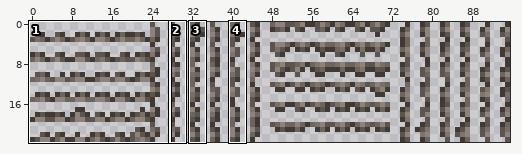
Sprite sheet -- assets/blocks/textures/stone_foliage.png. The first picture is a wide view before the edit; the outline marks the close-up.
Close-up. Before:
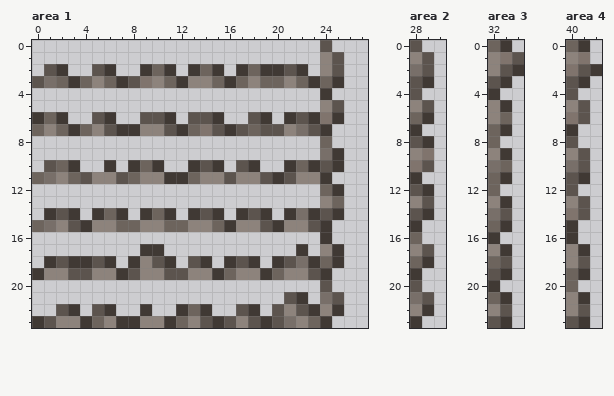
The file is 96x24 pixels. Colours within 5 levels of each other are drawn and written as one. Shown: area 1: x 0..27, y 0..23; area 2: x 28..30, y 0..23; area 3: x 32..34, y 0..23; area 4: x 40..42, y 0..23. The commit also changed other parts of the picture, which this record leaves out.
After the commit:
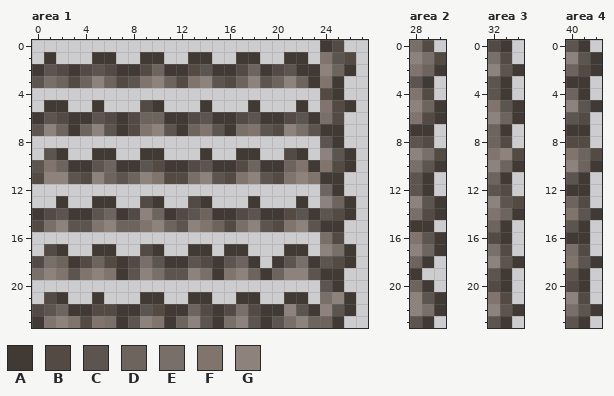
Palette (. is transparent): A #403934  B #524a43  C #5c544e  D #6d645d  E #786f69  F #80746d  G #8d837c
Diff:
Area 1:
y 0: x 24..25 C. -> AB
y 1: x 1 . -> A; x 5..6 .. -> AA; x 9..10 .. -> AA; x 13..14 .. -> AA; x 17..18 .. -> AA; x 21..22 .. -> AA; x 24 G -> F; x 26 . -> B
y 2: x 0 . -> A; x 2..4 A.. -> BAB; x 6..9 A..A -> BAAB; x 12..14 .AD -> ABC; x 16..17 .A -> AB; x 20 A -> B; x 23 . -> A; x 25..26 C. -> DA
y 3: x 3 A -> B; x 7 A -> B; x 12..13 AG -> BF; x 15..16 DA -> CB; x 19 D -> C; x 24 D -> F
y 4: x 24..25 A. -> BA
y 5: x 1..2 .. -> AA; x 5 . -> A; x 9..10 .. -> BA; x 14 . -> A; x 18 . -> A; x 22 . -> A; x 24..26 GC. -> FBA
y 6: x 1..4 DA.. -> CBAA; x 6..10 A..CC -> BABDD; x 12..13 .C -> AB; x 16..17 .. -> AB; x 20..21 .A -> AB; x 24..25 FA -> EB
y 7: x 0 D -> C; x 8..9 AG -> BF; x 17..18 CD -> EF; x 20 C -> B; x 25 . -> A
y 8: x 24..25 D. -> CA
y 9: x 1..2 .. -> CA; x 5..6 .. -> AA; x 9..10 .. -> AA; x 14 . -> A; x 17..18 .. -> AA; x 21..22 .. -> BA; x 24..26 EA. -> GCA
y 10: x 0..1 .C -> CF; x 4..7 ..A. -> ACDA; x 9..13 DA..A -> CBAAB; x 16..22 .CA..AD -> ABDAADF; x 24..26 CA. -> FBA
y 11: x 0..1 DE -> BG; x 3..4 DC -> CB; x 6 G -> D; x 10..13 GAAD -> FBBE; x 15..17 GCG -> CBF; x 20..21 AC -> BF; x 23 G -> F; x 25 . -> A
y 13: x 2 . -> A; x 5..6 .. -> AA; x 9..10 .. -> BA; x 13..14 .. -> BA; x 18 . -> A; x 22 . -> A; x 26 . -> A
y 14: x 0..1 .A -> AB; x 4..5 .A -> AC; x 8..9 .A -> BG; x 12..14 .AC -> BCD; x 16..17 .A -> AB; x 20..22 .AE -> ABC; x 25..26 A. -> BA
y 15: x 0 D -> B; x 4..5 AG -> CF; x 9 G -> F; x 12 D -> C; x 14 G -> F; x 16..17 AG -> BE; x 20..21 AG -> BF; x 25 . -> A
y 16: x 24..25 A. -> EB
y 17: x 1..2 .. -> BA; x 5..6 .. -> AA; x 9 A -> B; x 13..14 .. -> AA; x 16..17 .. -> AA; x 21 . -> A; x 25..26 A. -> EA
y 18: x 0..2 .AC -> BED; x 4..9 ACA.AG -> BDBABE; x 12 . -> A; x 14..17 A.AC -> BACD; x 24..26 DA. -> CBA
y 19: x 0 A -> E; x 2 G -> F; x 4 C -> F; x 6 G -> F; x 10 G -> E; x 14 G -> E; x 16 D -> F; x 18 G -> D; x 25 . -> A
y 20: x 25 . -> A
y 21: x 1..2 .. -> BA; x 5 . -> A; x 9..10 .. -> AA; x 13..14 .. -> AA; x 17..18 .. -> AA; x 21 C -> A; x 25..26 C. -> GA
y 22: x 0..2 ..C -> BCD; x 4..11 .CA..A.. -> ABBAACBA; x 14..20 A..CA.C -> BABEBAA; x 25..26 A. -> CA
y 23: x 1 C -> F; x 3..6 GADG -> FBFE; x 8 A -> C; x 10 G -> F; x 16 C -> E; x 24..25 A. -> DA
Area 2:
y 0: x 28..29 C. -> EB
y 1: x 29..30 C. -> EB
y 2: x 28..30 EC. -> FDA
y 4: x 28..29 C. -> FB
y 5: x 29..30 C. -> DA
y 6: x 28..30 DA. -> FBA
y 7: x 29 . -> A
y 8: x 29 A -> B
y 9: x 29..30 F. -> EB
y 10: x 28 F -> E; x 30 . -> A
y 11: x 28..29 A. -> CA
y 13: x 30 . -> A
y 14: x 28..30 CA. -> EBA
y 15: x 29 . -> A
y 16: x 28..30 D.. -> FCA
y 17: x 29..30 C. -> DA
y 20: x 28..29 C. -> DA
y 21: x 28 E -> G; x 30 . -> A
y 22: x 29..30 A. -> EA
y 23: x 28..29 A. -> CA
Area 3:
y 0: x 32 D -> B
y 1: x 32..34 GFC -> EB.
y 4: x 32..33 A. -> CA
y 5: x 32..34 GA. -> FCA
y 6: x 34 . -> A
y 8: x 33 . -> B
y 9: x 32..34 GA. -> FGB
y 10: x 32 E -> G; x 34 . -> A
y 12: x 32..33 D. -> CB
y 13: x 33..34 A. -> CB
y 14: x 32..34 EC. -> FDA
y 16: x 32..33 A. -> BA
y 17: x 32..33 GA -> EB
y 18: x 32 D -> G; x 34 . -> A
y 20: x 32..33 A. -> BA
y 21: x 32..33 DA -> FB
y 22: x 34 . -> A
Area 4:
y 0: x 40 D -> C
y 1: x 41..42 F. -> CA
y 2: x 40..41 FC -> DB
y 3: x 40 C -> A
y 4: x 40..41 C. -> DA
y 5: x 42 . -> A
y 6: x 40..41 FC -> CB
y 7: x 41 . -> A
y 8: x 40..41 C. -> BB
y 9: x 40..42 GC. -> FDB
y 10: x 40..42 EC. -> GDA
y 12: x 40..41 C. -> AA
y 13: x 40..41 GC -> DB
y 14: x 42 . -> A
y 15: x 40..41 A. -> CA
y 16: x 41 . -> A
y 17: x 40..41 GA -> EB
y 18: x 40 G -> F; x 42 . -> A
y 19: x 40 D -> C
y 20: x 40..41 D. -> BA
y 21: x 41 A -> B
y 22: x 40 G -> E; x 42 . -> A
Pixel boxes of the changes (left, top, right, bottom) in both close-ups:
changed: (32, 40, 356, 328)
changed: (410, 40, 446, 328)
changed: (488, 40, 524, 316)
changed: (566, 40, 602, 316)
